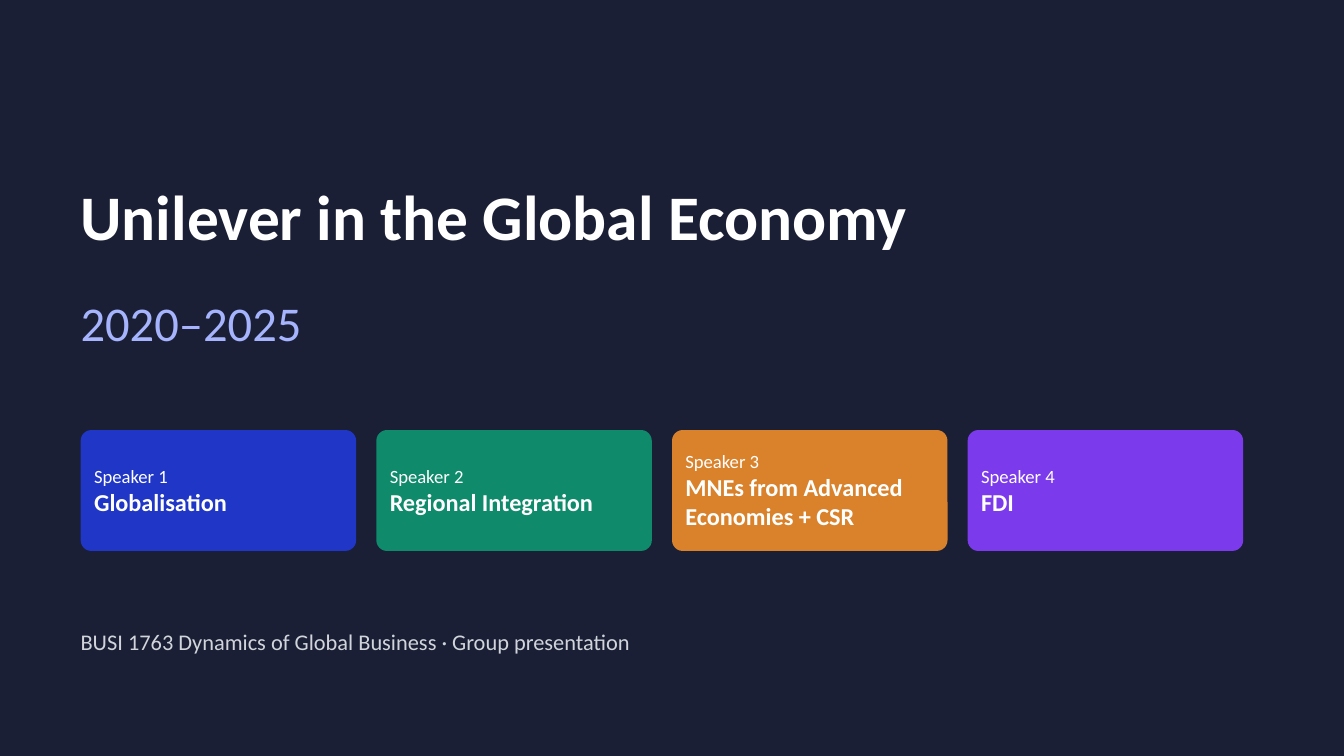
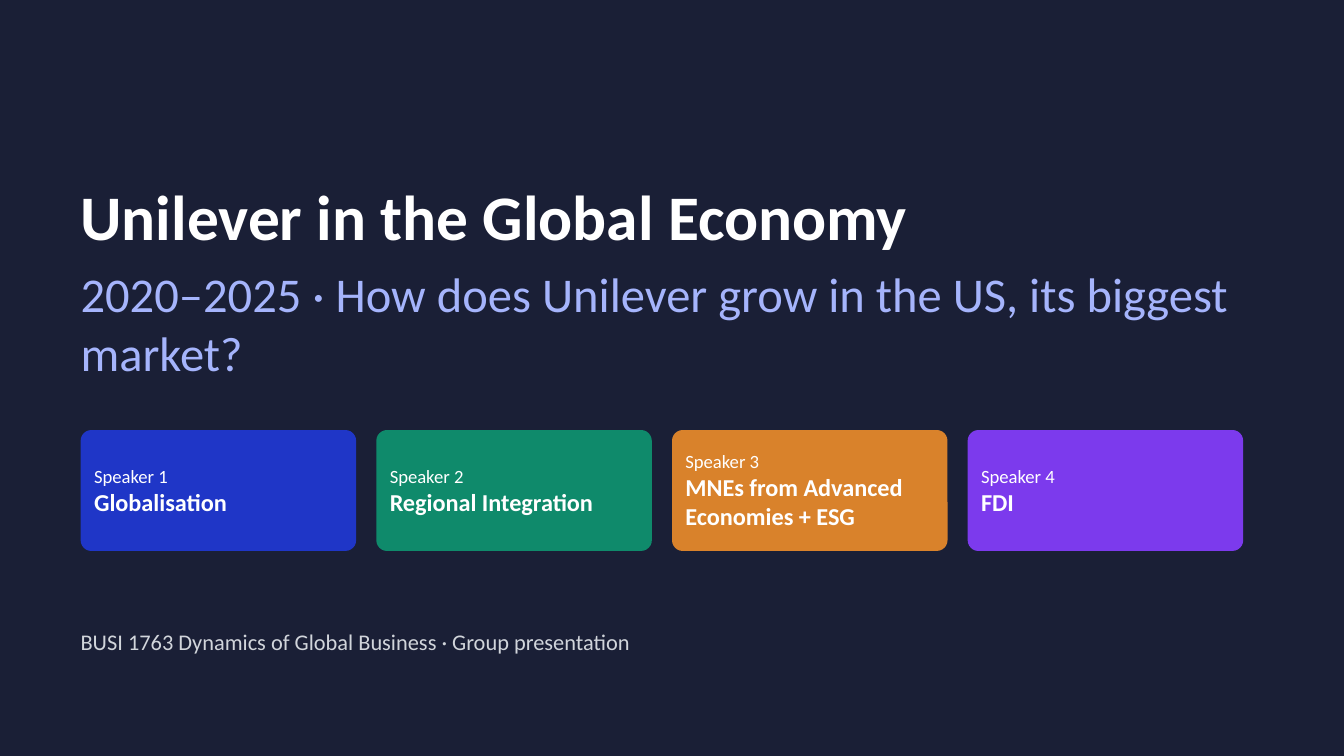
Before and after one commit to dollar3651314/mymba, a slide deck: slide 1 of content/busi1763/files/Unilever_Group_EN.pptx. Drawn at 1344x756 pixels with LibreOffice and Linux fonts; fonts in the diff are those of the drawing. Boxes give left, top, right and bottom in pixels: in the first picture for what was removed or moved away, otherwise in the second. Text is boxed around its words. In the diff, an @@ line names an element or a change of style, - is before the commit and + after.

```diff
--- a/content/busi1763/files/Unilever_Group_EN.pptx
+++ b/content/busi1763/files/Unilever_Group_EN.pptx
@@ text at [81, 278, 1228, 372]: text changed @@
-2020–2025
+2020–2025 · How does Unilever grow in the US, its biggest market?
@@ text at [685, 479, 903, 525]: text changed @@
-MNEs from Advanced Economies + CSR
+MNEs from Advanced Economies + ESG
```
Also in this commit, not shown: 13 other slides changed, 16 other files.
